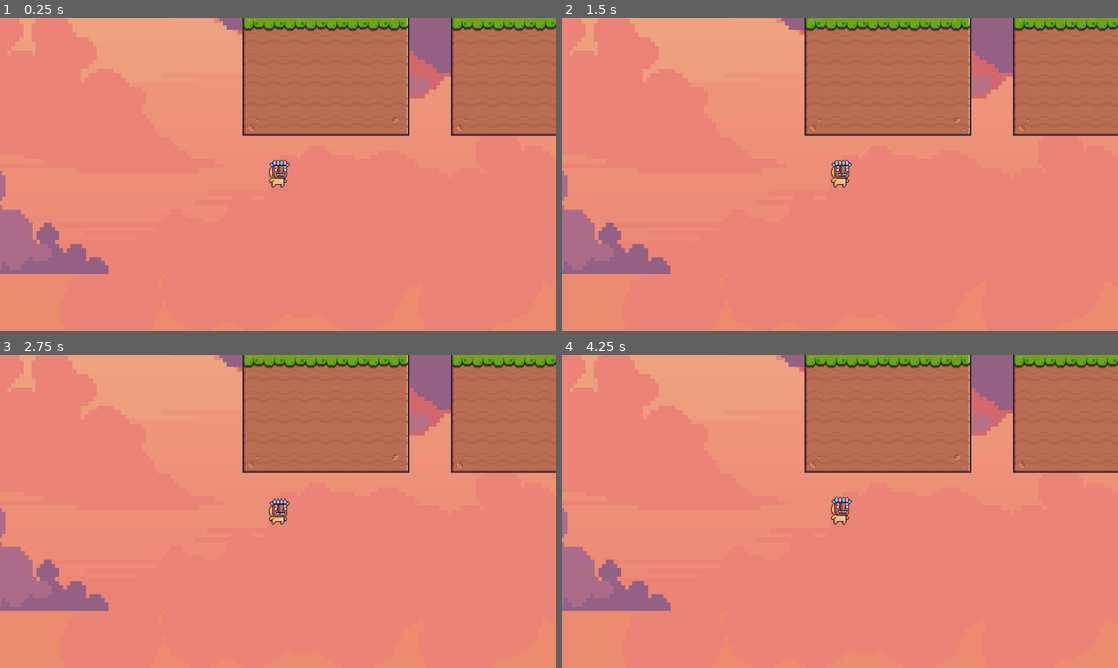
Above: before the commit, frames 1-4 (two rows, left to right).
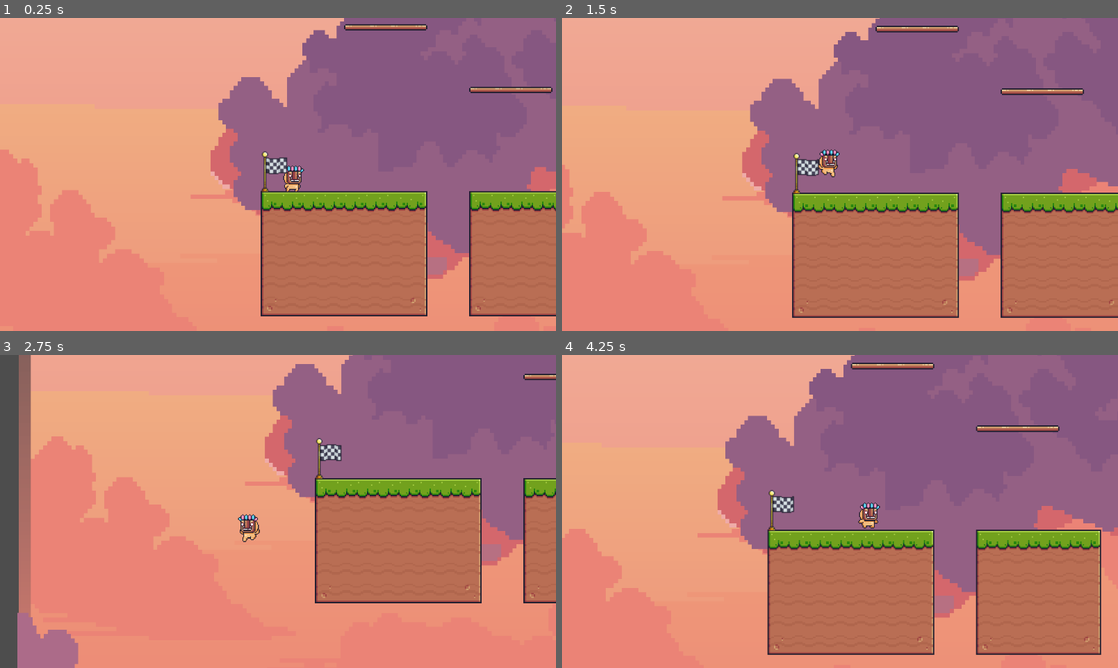
Above: after the commit, the same moments.

Repository: Dawid-Jarczok/NPG_projekt_zaliczeniowy
Game: Godot game, scene res://Scene_1.tscn
Two runs of this game, one before a commit and one after it. Both use one fixed random seed, a clock stepped at 60 frames per second and the inputs below.
Inputs:
- Up to frame 1 (0.25 s): no input
- Up to frame 2 (1.5 s): hold D (move_right) from 0.53 s (still down); tap E (TestAction) at 0.6, 1.35 s; tap Space (jump) at 0.77 s
- Up to frame 3 (2.75 s): tap Space (jump) at 1.52 s; release D (move_right) at 2.03 s; hold A (move_left) from 2.03 s (still down); tap E (TestAction) at 2.1 s
- Up to frame 4 (4.25 s): release A (move_left) at 2.78 s; hold D (move_right) from 2.78 s (still down); tap E (TestAction) at 2.85, 3.6 s; tap Space (jump) at 3.02, 3.77 s

The runs differ from the first frame. In frame 1, 69% of the frame differs, in the area x 0-100%, y 0-96%; in frame 2, 73%; in frame 3, 53%; in frame 4, 74%.
Error before the commit: Parse Error: Function "_ready" has the same name as a previously declared function. (res://scripts/player_movement.gd:80)

Commit message:
Code fixes after merging with main

Diff:
--- a/gra_projektNPG/Scene_1.tscn
+++ b/gra_projektNPG/Scene_1.tscn
@@ -1,23 +1,20 @@
-[gd_scene load_steps=96 format=3 uid="uid://cta5khhkikftn"]
+[gd_scene load_steps=98 format=3 uid="uid://cta5khhkikftn"]
 
 [ext_resource type="Texture2D" uid="uid://cnsvr8oedpxtx" path="res://Background/sky/1.png" id="1_l3xtt"]
 [ext_resource type="Texture2D" uid="uid://b2j07qymh6g3o" path="res://Background/sky/2.png" id="2_66xns"]
 [ext_resource type="Texture2D" uid="uid://bn1ov4eydlbul" path="res://Terrain (16x16).png" id="2_mv8or"]
 [ext_resource type="Texture2D" uid="uid://cbfh652mxixjy" path="res://Background/blue_cave/blue_L1.png" id="2_w1h0x"]
 [ext_resource type="Script" path="res://scripts/player_movement.gd" id="3_3jpsd"]
-[ext_resource type="PackedScene" uid="uid://daoxx11ma1js0" path="res://scenes/obstacles/danger_zone.tscn" id="4_ct8yx"]
 [ext_resource type="Texture2D" uid="uid://xym4na1xictj" path="res://Background/blue_cave/blue_L2.png" id="3_87hse"]
 [ext_resource type="Texture2D" uid="uid://v3xau8fk6ih" path="res://Background/sky/3.png" id="3_wac5r"]
 [ext_resource type="Texture2D" uid="uid://d4a7b6gtg2u1m" path="res://Background/blue_cave/blue_L3.png" id="4_caw38"]
+[ext_resource type="PackedScene" uid="uid://daoxx11ma1js0" path="res://scenes/obstacles/danger_zone.tscn" id="4_ct8yx"]
 [ext_resource type="Texture2D" uid="uid://8wg2bpj0i5io" path="res://Background/sky/4.png" id="4_trc73"]
 [ext_resource type="Texture2D" uid="uid://ddwqlhgf70mbp" path="res://Background/blue_cave/blue_L4.png" id="5_80rq6"]
 [ext_resource type="Texture2D" uid="uid://dj511m2v60foe" path="res://Idle (32x32).png" id="5_y3yg6"]
-[ext_resource type="Texture2D" path="res://Jump with dust_1.png" id="6_1h211"]
-[ext_resource type="Texture2D" path="res://Jump (32x32).png" id="6_w0es2"]
+[ext_resource type="Texture2D" uid="uid://bbcud1rmbe3et" path="res://Jump with dust_1.png" id="6_1h211"]
+[ext_resource type="Texture2D" uid="uid://dtqixuc6yyi4v" path="res://Jump (32x32).png" id="6_w0es2"]
 [ext_resource type="Script" path="res://Enemy_1.gd" id="8_4laet"]
-[ext_resource type="Texture2D" path="res://Enemy Run.png" id="8_jtskg"]
-[ext_resource type="Texture2D" path="res://Hit.png" id="10_2rnm4"]
-[ext_resource type="Texture2D" path="res://Run (32x32).png" id="10_yekdh"]
 [ext_resource type="Texture2D" uid="uid://blu4hcmu0onjc" path="res://Enemy Run.png" id="8_jtskg"]
 [ext_resource type="Texture2D" uid="uid://bgwjin40bcqaq" path="res://Hit.png" id="10_2rnm4"]
 [ext_resource type="Texture2D" uid="uid://bnne375k03oto" path="res://Run (32x32).png" id="10_yekdh"]
@@ -1548,19 +1545,16 @@
 script = ExtResource("3_3jpsd")
 
 [node name="CollisionShape2D" type="CollisionShape2D" parent="player_test/CharacterBody2D"]
-position = Vector2(42, 414)
 shape = SubResource("RectangleShape2D_4rno3")
 
 [node name="Sprite2D" type="AnimatedSprite2D" parent="player_test/CharacterBody2D"]
 texture_filter = 1
-position = Vector2(41, 411)
 scale = Vector2(2, 2.132)
 sprite_frames = SubResource("SpriteFrames_uov07")
 animation = &"player_hit"
 autoplay = "default"
 
 [node name="Camera2D" type="Camera2D" parent="player_test/CharacterBody2D"]
-position = Vector2(42, 415)
 drag_horizontal_enabled = true
 drag_vertical_enabled = true
 drag_left_margin = 0.1
@@ -1568,19 +1562,19 @@
 drag_right_margin = 0.1
 drag_bottom_margin = 0.1
 
+[node name="collision_left" type="RayCast2D" parent="player_test/CharacterBody2D"]
+position = Vector2(-24, 0)
+rotation = 1.5708
+target_position = Vector2(0, 10)
+
+[node name="collision_right" type="RayCast2D" parent="player_test/CharacterBody2D"]
+position = Vector2(24, -2)
+rotation = 4.71239
+target_position = Vector2(0, 10)
+
 [node name="PlayerStart" type="Node2D" parent="."]
 position = Vector2(41, 450)
 scale = Vector2(10, 10)
-
-[node name="collision_left" type="RayCast2D" parent="player_test/CharacterBody2D"]
-position = Vector2(27, 415)
-rotation = 1.5708
-target_position = Vector2(0, 10)
-
-[node name="collision_right" type="RayCast2D" parent="player_test/CharacterBody2D"]
-position = Vector2(57, 415)
-rotation = 4.71239
-target_position = Vector2(0, 10)
 
 [node name="Enemy_mushroom" type="CharacterBody2D" parent="."]
 position = Vector2(2, 0)
--- a/gra_projektNPG/scripts/player_movement.gd
+++ b/gra_projektNPG/scripts/player_movement.gd
@@ -77,8 +77,6 @@
 		current_state = State.run
 		sprite.flip_h = false
 
-func _ready():
-	spawnPoint = get_node("/root/Map1/PlayerStart")
 
 func respawn():
 	spawnPoint = get_node("/root/Map1/PlayerStart")
